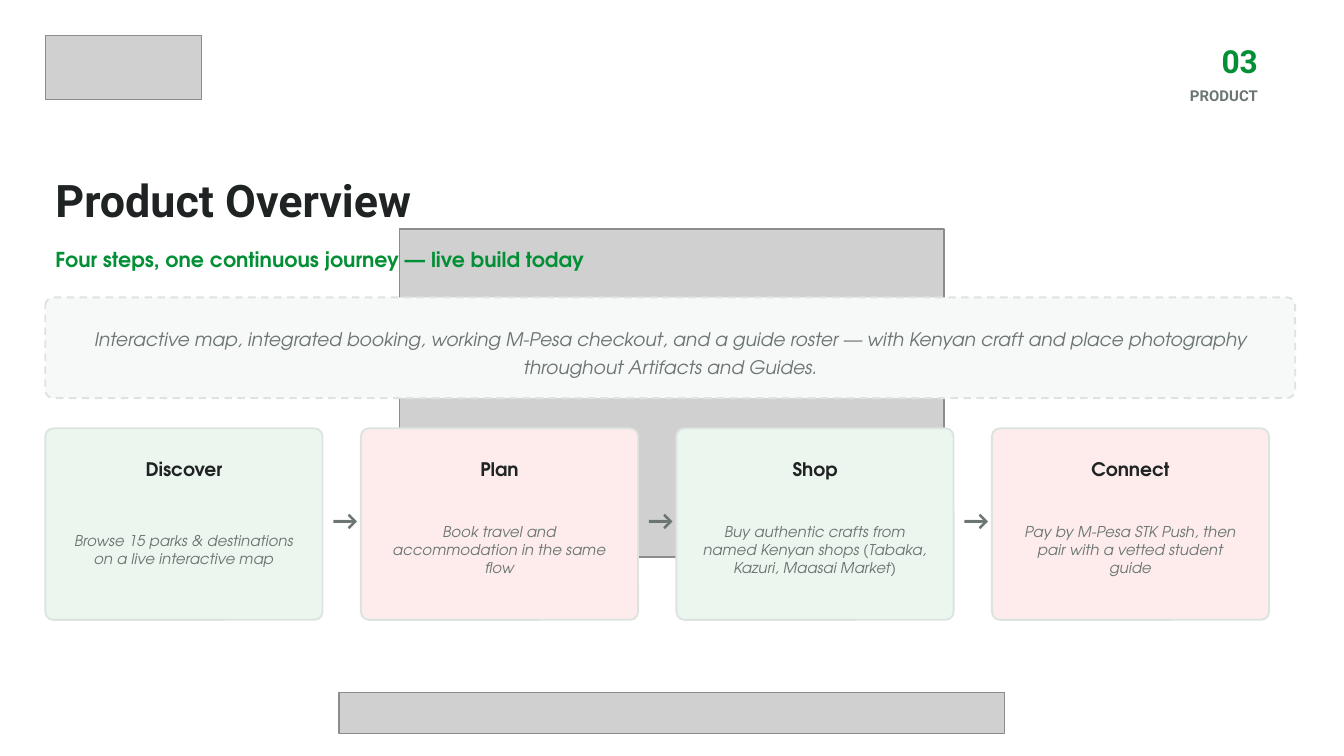
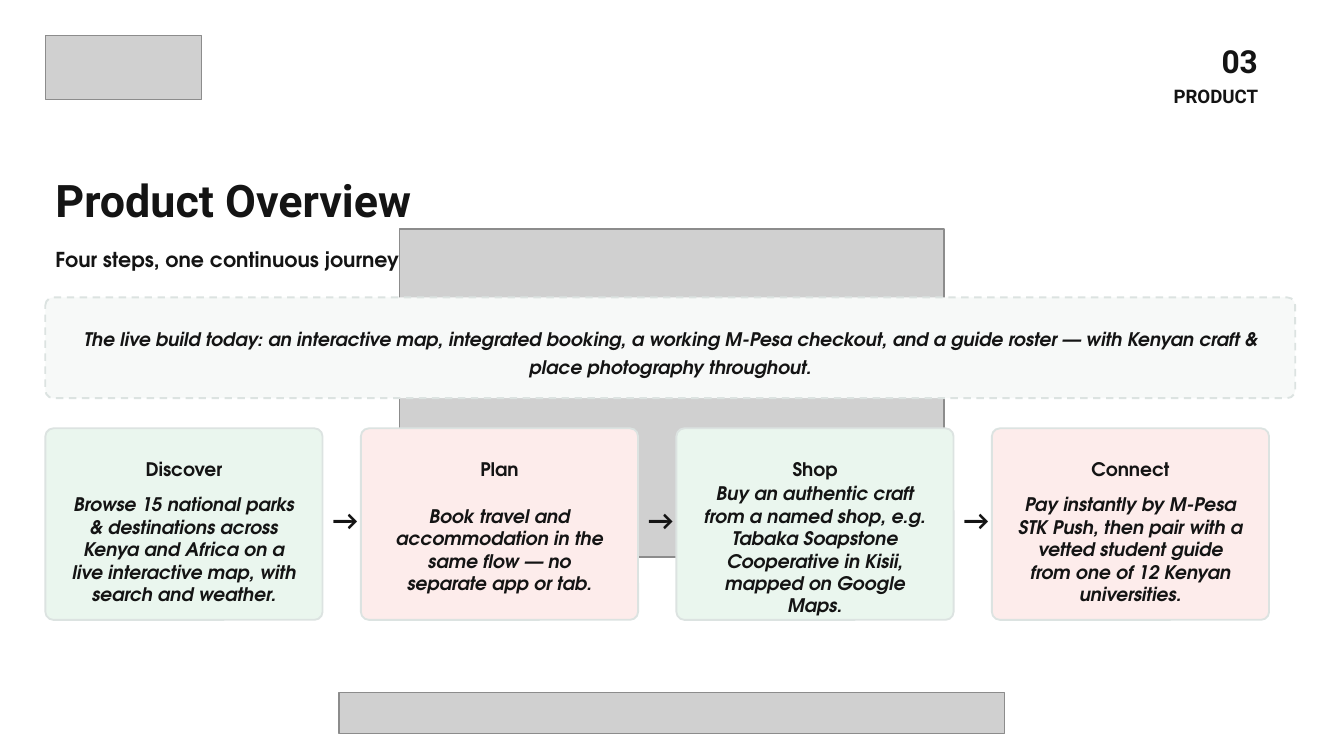
Before and after one commit to ProximaOpal/AuroraTravels, a slide deck: slide 4 of pitch/AuroraTravels_Pitch_Deck.pptx. Drawn at 1344x756 pixels with LibreOffice and Linux fonts; fonts in the diff are those of the drawing; grey boxes stand for pictures. Boxes give left, top, right and bottom in pixels: in the first picture for what was removed or moved away, otherwise in the second. Text is boxed around its words. In the diff, an @@ line names an element or a change of style, - is before the commit and + after.

```diff
--- a/pitch/AuroraTravels_Pitch_Deck.pptx
+++ b/pitch/AuroraTravels_Pitch_Deck.pptx
@@ text "03" at (x1=1222, y1=50, x2=1258, y2=74): text colour #028F35 to #141414 @@
@@ text "PRODUCT" at (x1=1174, y1=89, x2=1259, y2=103): size 8 to 10 pt, text colour #6B7573 to #141414 @@
@@ text at (x1=55, y1=251, x2=399, y2=271): text changed; text colour #028F35 to #141414 @@
-Four steps, one continuous journey — live build today
+Four steps, one continuous journey
@@ text at (x1=84, y1=331, x2=1240, y2=378): text changed; text colour #6B7573 to #141414; bold on @@
-Interactive map, integrated booking, working M-Pesa checkout, and a guide roster — with Kenyan craft and place photography throughout Artifacts and Guides.
+The live build today: an interactive map, integrated booking, a working M-Pesa checkout, and a guide roster — with Kenyan craft & place photography throughout.
@@ text colour #1F2323 to #141414 in 5 elements at (x1=55, y1=183, x2=411, y2=218), (x1=146, y1=461, x2=223, y2=477), (x1=480, y1=462, x2=518, y2=477), (x1=793, y1=462, x2=838, y2=480), (x1=1091, y1=462, x2=1169, y2=477) @@
@@ text at (x1=72, y1=496, x2=296, y2=602): text changed; size 8 to 10 pt; text colour #6B7573 to #141414; bold on @@
-Browse 15 parks & destinations on a live interactive map
+Browse 15 national parks & destinations across Kenya and Africa on a live interactive map, with search and weather.
@@ text at (x1=396, y1=509, x2=604, y2=594): text changed; size 8 to 10 pt; text colour #6B7573 to #141414; bold on @@
-Book travel and accommodation in the same flow
+Book travel and accommodation in the same flow — no separate app or tab.
@@ text at (x1=704, y1=485, x2=926, y2=616): text changed; size 8 to 10 pt; text colour #6B7573 to #141414; bold on @@
-Buy authentic crafts from named Kenyan shops (Tabaka, Kazuri, Maasai Market)
+Buy an authentic craft from a named shop, e.g. Tabaka Soapstone Cooperative in Kisii, mapped on Google Maps.
@@ text colour #6B7573 to #141414 in 3 elements at (x1=323, y1=489, x2=360, y2=550), (x1=638, y1=489, x2=676, y2=550), (x1=953, y1=489, x2=991, y2=550) @@
@@ text at (x1=1018, y1=496, x2=1242, y2=602): text changed; size 8 to 10 pt; text colour #6B7573 to #141414; bold on @@
-Pay by M-Pesa STK Push, then pair with a vetted student guide
+Pay instantly by M-Pesa STK Push, then pair with a vetted student guide from one of 12 Kenyan universities.
```
Also in this commit, not shown: 10 other slides changed, 2 other files.
